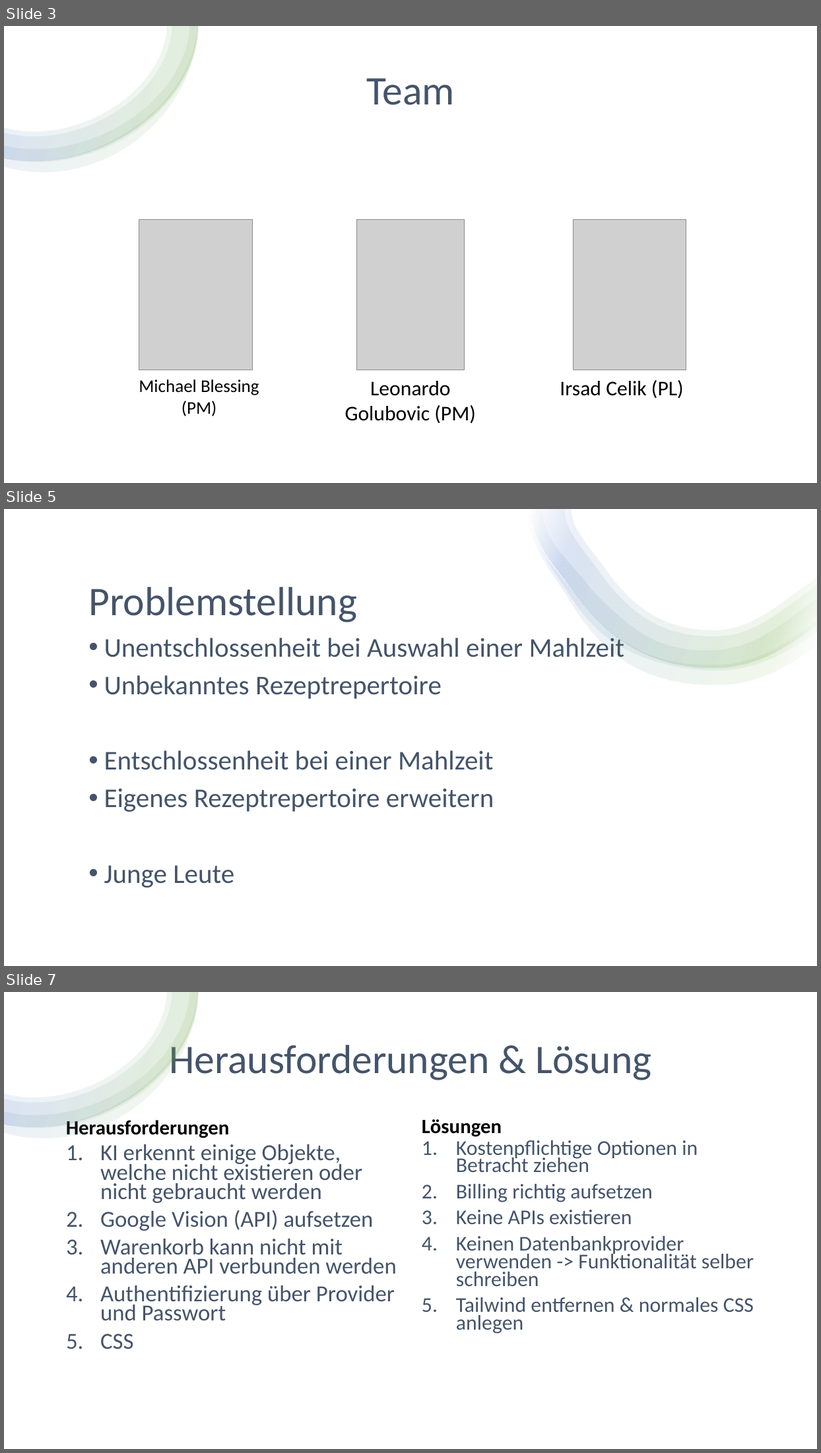
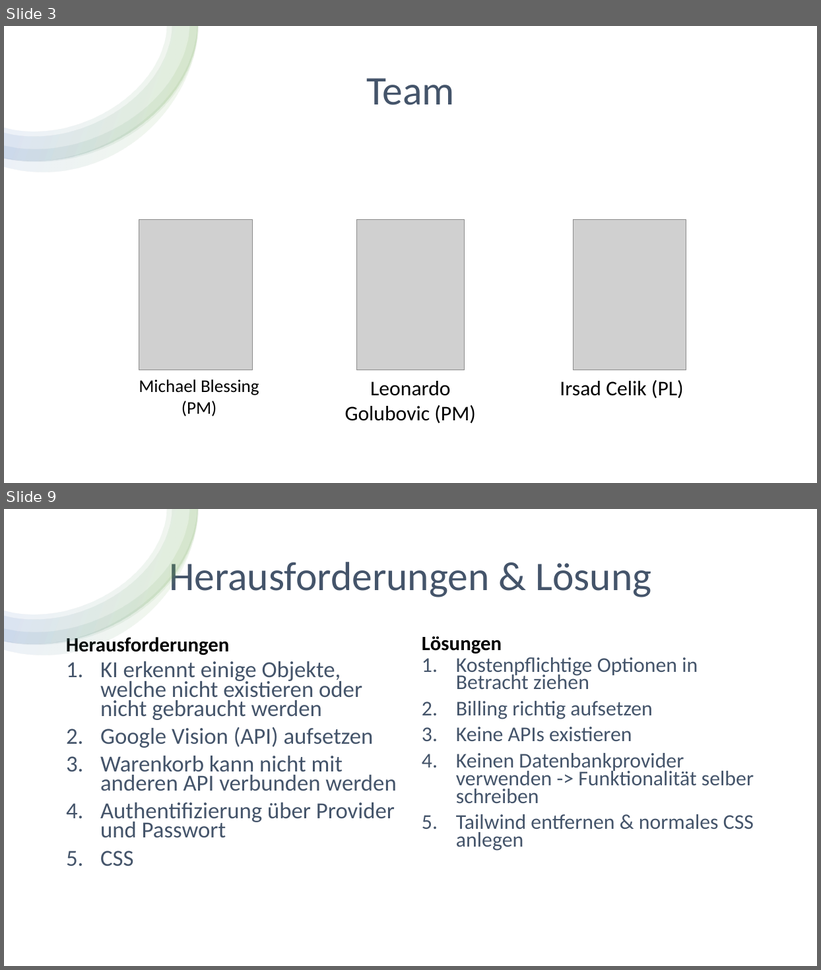
Before and after one commit to Michael-Blessing/FridgeMinder, a slide deck: PM/11-Abschlusspraesentation_Unterrichtsprojekt_FridgeMinder.pptx. Shown one above the other, each under a label of ours: slides 3, 5 and 7 before the commit, slides 3 and 9 after it; the slides between them are not shown. The pictures are 821x1453 and 821x970 pixels, drawn with LibreOffice and Linux fonts; fonts in the diff are those of the drawing; grey boxes stand for pictures. Boxes give left, top, right and bottom in pixels: in the first picture for what was removed or moved away, otherwise in the second. Text is boxed around its words. In the diff, an @@ line names an element or a change of style, - is before the commit and + after.

```diff
--- a/PM/11-Abschlusspraesentation_Unterrichtsprojekt_FridgeMinder.pptx
+++ b/PM/11-Abschlusspraesentation_Unterrichtsprojekt_FridgeMinder.pptx
@@ slide 5 removed at box(4, 509, 817, 966), background #FFFFFF @@
@@ rectangle removed at box(4, 509, 817, 966) @@
@@ group removed at box(529, 509, 817, 685): 4 freeform shapes @@
@@ title removed at box(88, 587, 357, 623) @@
-Problemstellung
@@ text removed at box(104, 634, 625, 888) @@
-• Unentschlossenheit bei Auswahl einer Mahlzeit
-• Unbekanntes Rezeptrepertoire
-• Entschlossenheit bei einer Mahlzeit
-• Eigenes Rezeptrepertoire erweitern
-• Junge Leute
@@ what was slide 7 is now slide 9 @@
```
Also in this commit, not shown: 4 slides changed, 4 slides added, 1 other file.
